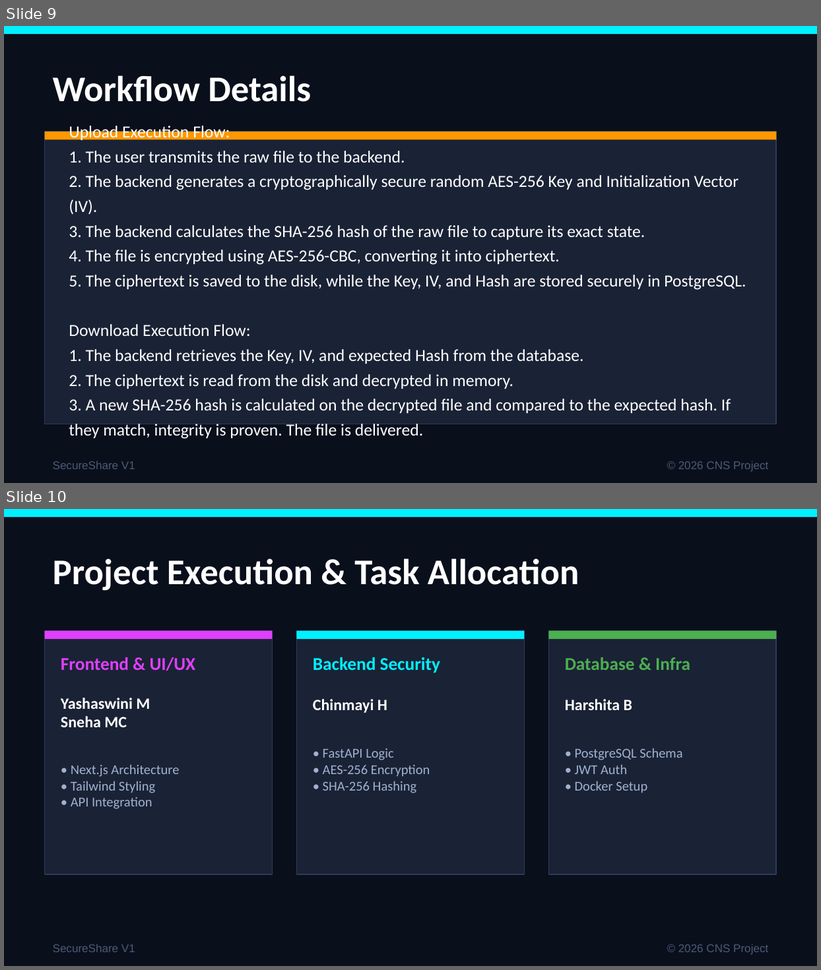
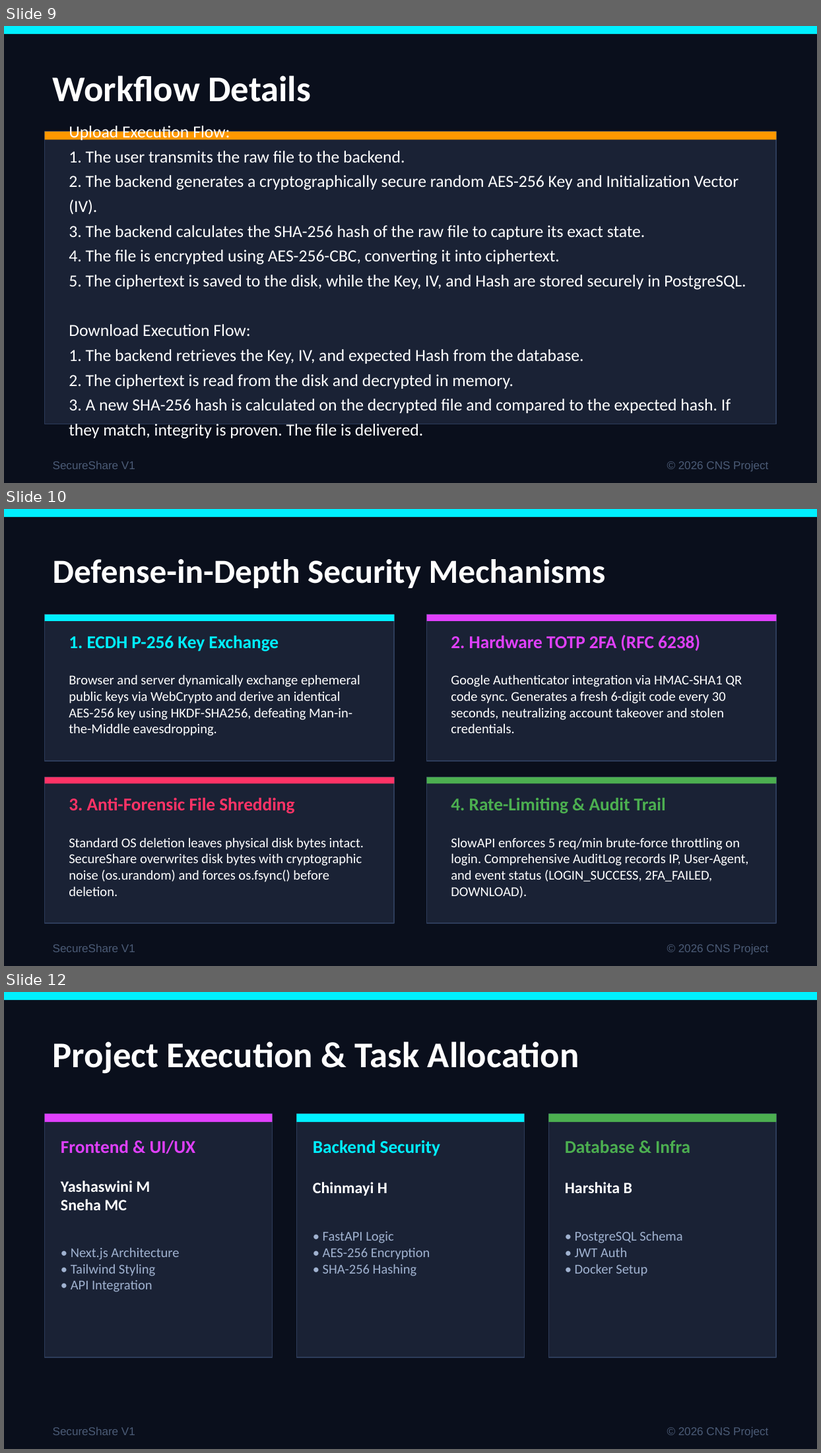
Before and after one commit to Yashaswini2114sm/secureshare, a slide deck: docs/SecureShare_Review_1_Presentation.pptx. Shown one above the other, each under a label of ours: slides 9 and 10 before the commit, slides 9, 10 and 12 after it; the slides between them are not shown. The pictures are 821x970 and 821x1453 pixels, drawn with LibreOffice and Linux fonts; fonts in the diff are those of the drawing. Boxes give left, top, right and bottom in pixels: in the first picture for what was removed or moved away, otherwise in the second. Text is boxed around its words. In the diff, an @@ line names an element or a change of style, - is before the commit and + after.

Commit message:
feat: implement Access Request and Owner Approval system, security enhancements, and tests

```diff
--- a/docs/SecureShare_Review_1_Presentation.pptx
+++ b/docs/SecureShare_Review_1_Presentation.pptx
@@ slide 10 added at (4,509,817,966), background #0A0F1C; not listed: 3 template elements that a slide beside it also shows @@
@@ text added at (53,559,606,588), 30 pt, text #FFFFFF, bold @@
+Defense-in-Depth Security Mechanisms
@@ rectangle added at (45,615,394,761), fill #1A2235, outline #2D3C5A 1 pt @@
@@ rectangle added at (45,615,394,621), fill #00F0FF @@
@@ rectangle added at (427,615,776,761), fill #1A2235, outline #2D3C5A 1 pt @@
@@ rectangle added at (427,615,776,621), fill #E040FB @@
@@ text added at (69,636,279,652), 16 pt, text #00F0FF, bold @@
+1. ECDH P-256 Key Exchange
@@ text added at (451,635,700,651), 16 pt, text #E040FB, bold @@
+2. Hardware TOTP 2FA (RFC 6238)
@@ text added at (69,675,360,736), 12 pt, text #FFFFFF @@
+Browser and server dynamically exchange ephemeral public keys via WebCrypto and derive an identical AES-256 key using HKDF-SHA256, defeating Man-in-the-Middle eavesdropping.
@@ text added at (451,675,742,733), 12 pt, text #FFFFFF @@
+Google Authenticator integration via HMAC-SHA1 QR code sync. Generates a fresh 6-digit code every 30 seconds, neutralizing account takeover and stolen credentials.
@@ rectangle added at (45,778,394,923), fill #1A2235, outline #2D3C5A 1 pt @@
@@ rectangle added at (45,778,394,784), fill #FF3366 @@
@@ rectangle added at (427,778,776,923), fill #1A2235, outline #2D3C5A 1 pt @@
@@ rectangle added at (427,778,776,784), fill #4CAF50 @@
@@ text added at (69,797,294,814), 16 pt, text #FF3366, bold @@
+3. Anti-Forensic File Shredding
@@ text added at (451,798,666,814), 16 pt, text #4CAF50, bold @@
+4. Rate-Limiting & Audit Trail
@@ text added at (69,838,364,896), 12 pt, text #FFFFFF @@
+Standard OS deletion leaves physical disk bytes intact. SecureShare overwrites disk bytes with cryptographic noise (os.urandom) and forces os.fsync() before deletion.
@@ text added at (451,838,748,898), 12 pt, text #FFFFFF @@
+SlowAPI enforces 5 req/min brute-force throttling on login. Comprehensive AuditLog records IP, User-Agent, and event status (LOGIN_SUCCESS, 2FA_FAILED, DOWNLOAD).
@@ what was slide 10 is now slide 12 @@
```
Also in this commit, not shown: 1 other slide added, 15 other files.
